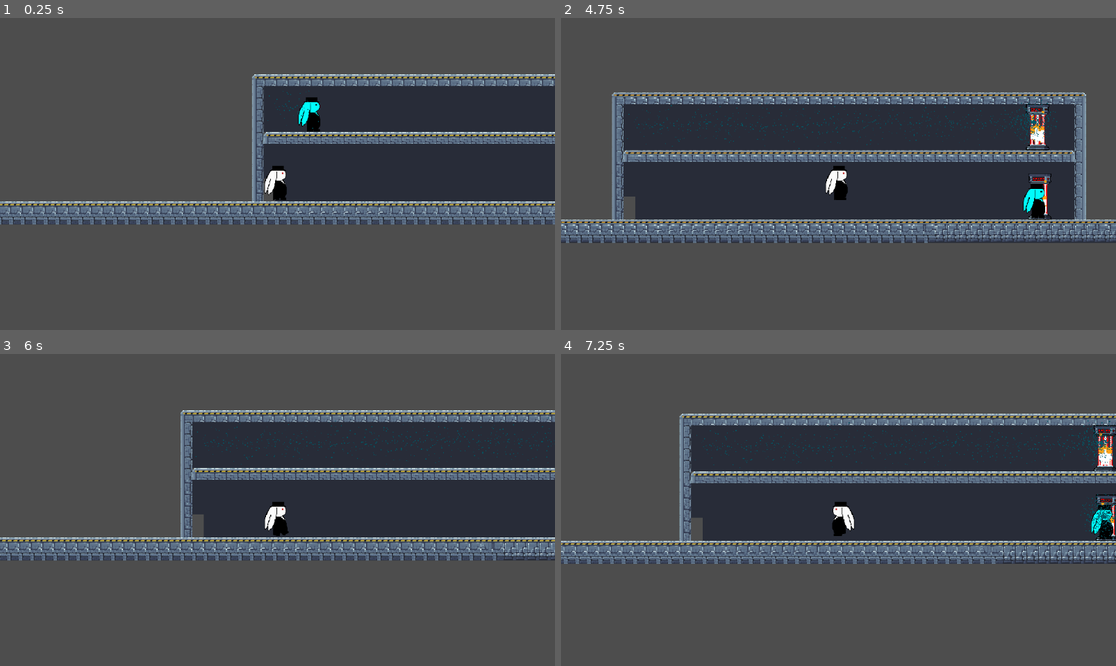
Above: before the commit, frames 1-4 (two rows, left to right).
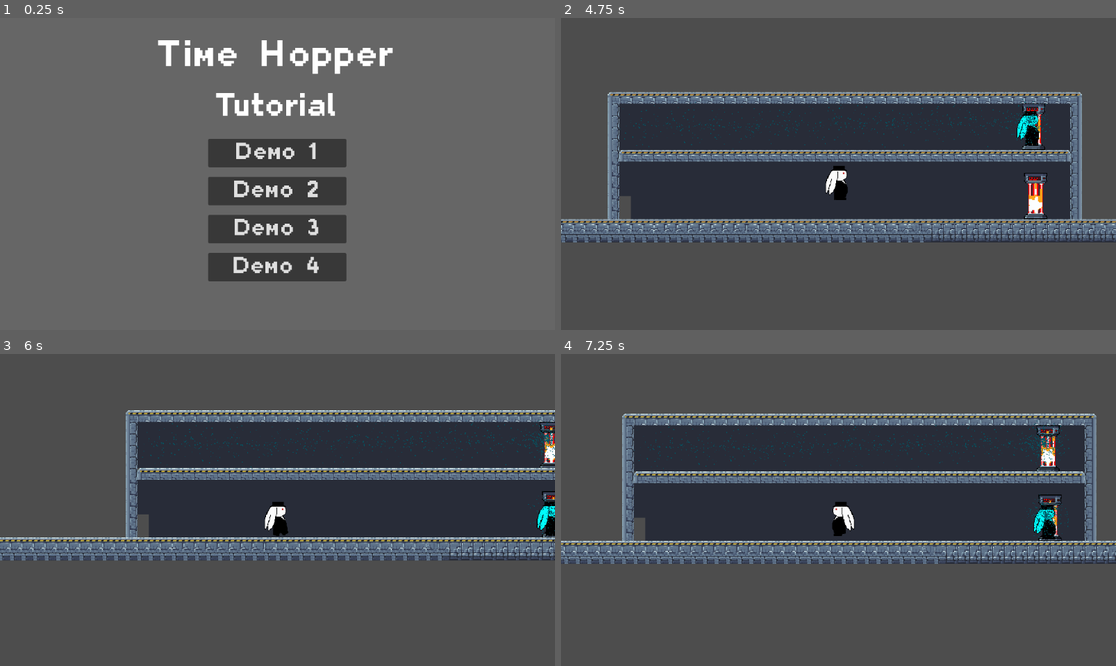
Above: after the commit, the same moments.

Repository: yddolem/CazuelaGaming
Game: Godot game, scene res://scenes/TutorialScreen.tscn
Two runs of this game, one before a commit and one after it. Both use one fixed random seed, a clock stepped at 60 frames per second and the inputs below. Before the commit the project starts from res://prueba.tscn. The engine's default icon, where the game draws it, is replaced by a stand-in: a white triangle on a blue panel in a dark square.
Inputs (mouse positions are in pixels of both pictures, inside the frame that each line leads up to):
- Up to frame 1 (0.25 s): no input
- Up to frame 2 (4.75 s): click (838, 152) at 0.5 s, where only the run after the commit has a clickable "Demo 1"; hold D (move_right) 1.28-2.78 s; tap Space (jump) at 1.52, 2.27, 3.77, 4.52 s; hold A (move_left) 2.78-3.53 s; hold D (move_right) from 3.53 s (still down)
- Up to frame 3 (6 s): release D (move_right) at 5.03 s; hold A (move_left) 5.03-5.78 s; tap Space (jump) at 5.27 s; hold D (move_right) from 5.78 s (still down)
- Up to frame 4 (7.25 s): release D (move_right) at 6.53 s; hold A (move_left) from 6.53 s (still down); tap Space (jump) at 6.77 s

The runs differ from the first frame. In frame 1, 93% of the frame differs, in the area x 0-100%, y 0-100%; in frame 2, 11%; in frame 3, 11%; in frame 4, 11%.

Commit message:
Added menu

Diff:
--- a/cazuela gaming/project.godot
+++ b/cazuela gaming/project.godot
@@ -11,7 +11,7 @@
 [application]
 
 config/name="Cazuela Gaming"
-run/main_scene="res://prueba.tscn"
+run/main_scene="res://scenes/TutorialScreen.tscn"
 config/features=PackedStringArray("4.0", "Forward Plus")
 config/icon="res://icon.svg"
 
--- a/cazuela gaming/scenes/TutorialScreen.tscn
+++ b/cazuela gaming/scenes/TutorialScreen.tscn
@@ -8,7 +8,7 @@
 
 
 func _on_demo_1_pressed():
-	pass # Replace with function body.
+	get_tree().change_scene_to_file(\"res://prueba.tscn\")
 
 
 func _on_demo_2_pressed():
Not shown, added: cazuela gaming/export_presets.cfg
Not shown, added: TimeHopper/Cazuela Gaming.console.exe
Not shown, added: TimeHopper/Cazuela Gaming.exe
Not shown, added: TimeHopper/Cazuela Gaming.pck
